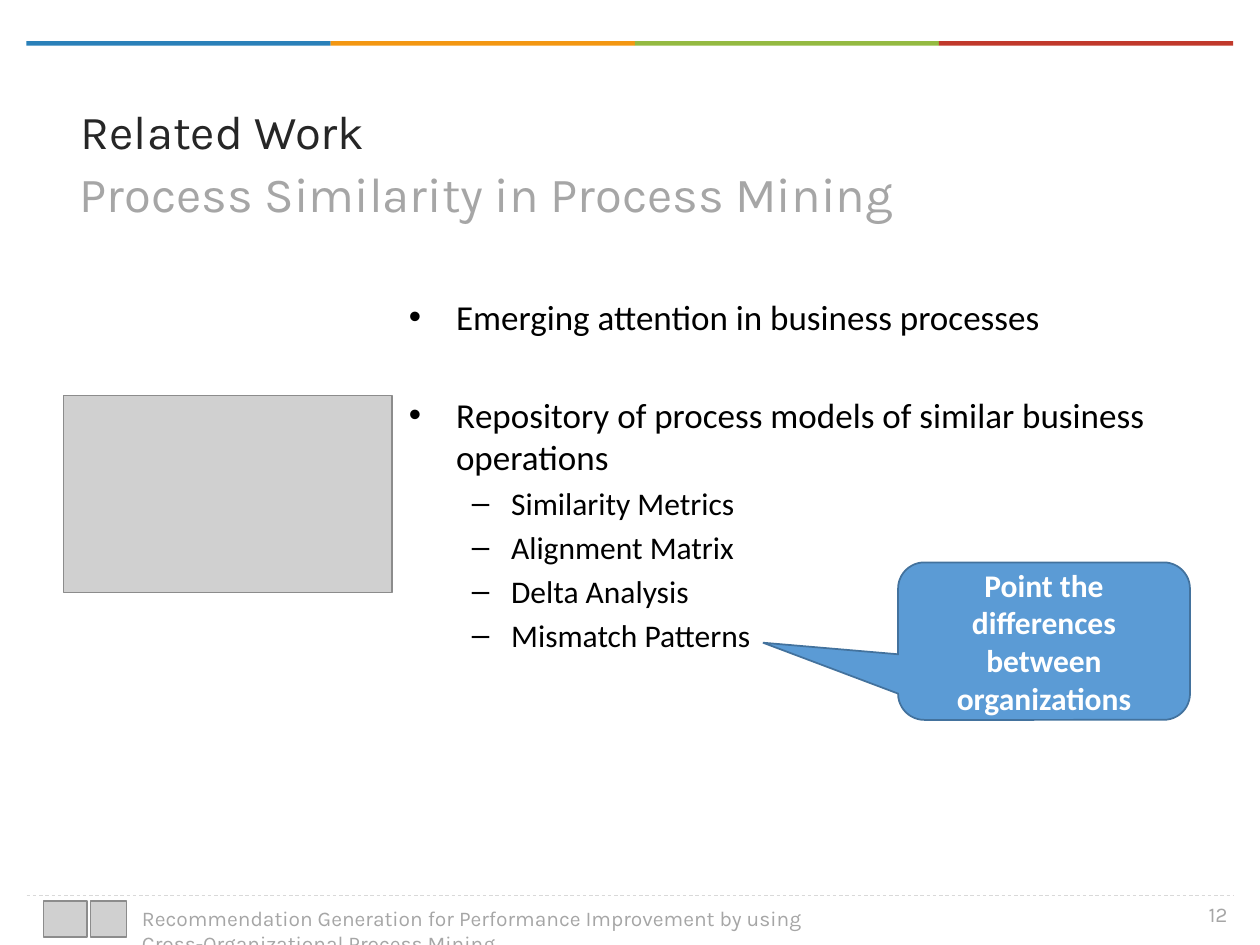
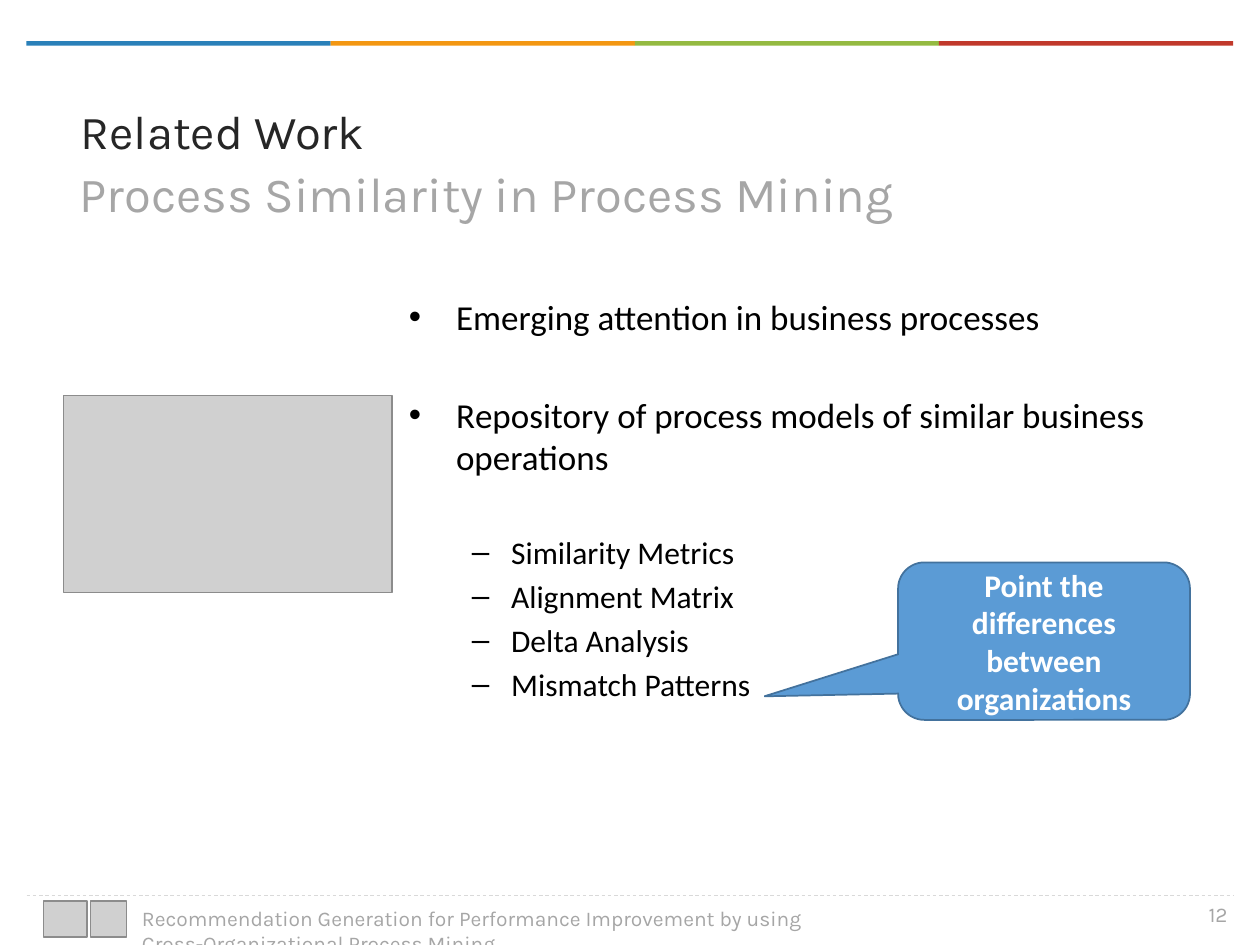
Before and after one commit to onuryilmaz/cross-org-proc-min-thesis, a slide deck: slide 12 of presentation.pptx. Drawn at 1260x945 pixels with LibreOffice and Linux fonts; fonts in the diff are those of the drawing; grey boxes stand for pictures; background and template pictures are left out. Boxes give left, top, right and bottom in pixels: in the first picture for what was removed or moved away, otherwise in the second. Text is boxed around its words. In the diff, an @@ line names an element or a change of style, - is before the commit and + after.

```diff
--- a/presentation.pptx
+++ b/presentation.pptx
@@ text "Emerging attention in business processes" rewrapped from [456, 305, 1144, 648] to [456, 305, 1144, 697] @@
```
Also in this commit, not shown: 10 other slides changed, 9 slides added, 6 other files.
